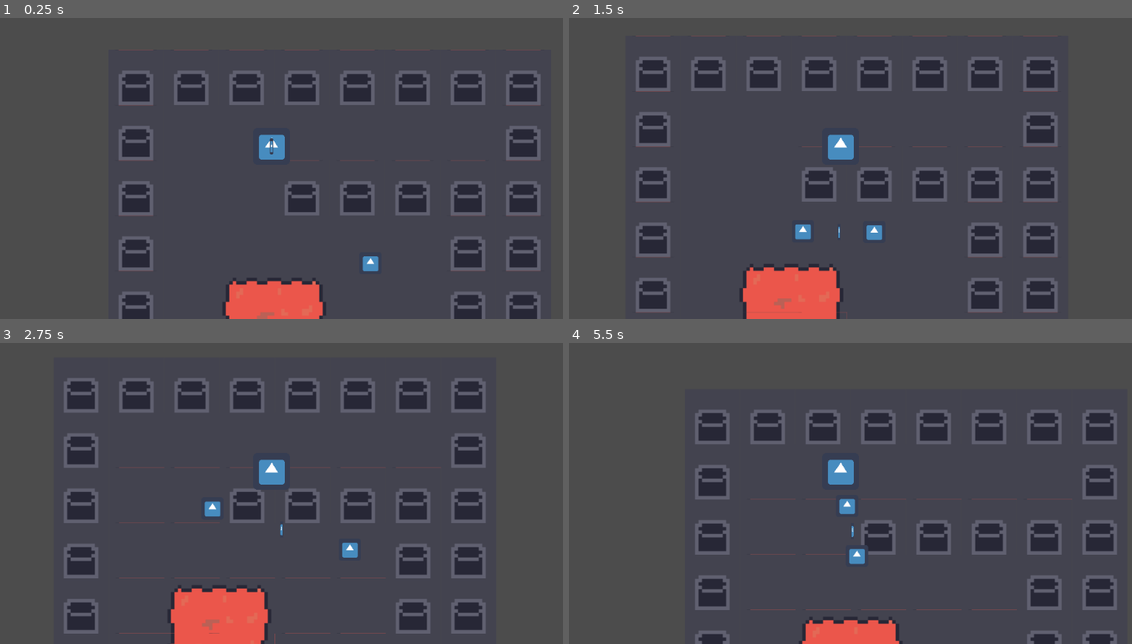
Above: before the commit, frames 1-4 (two rows, left to right).
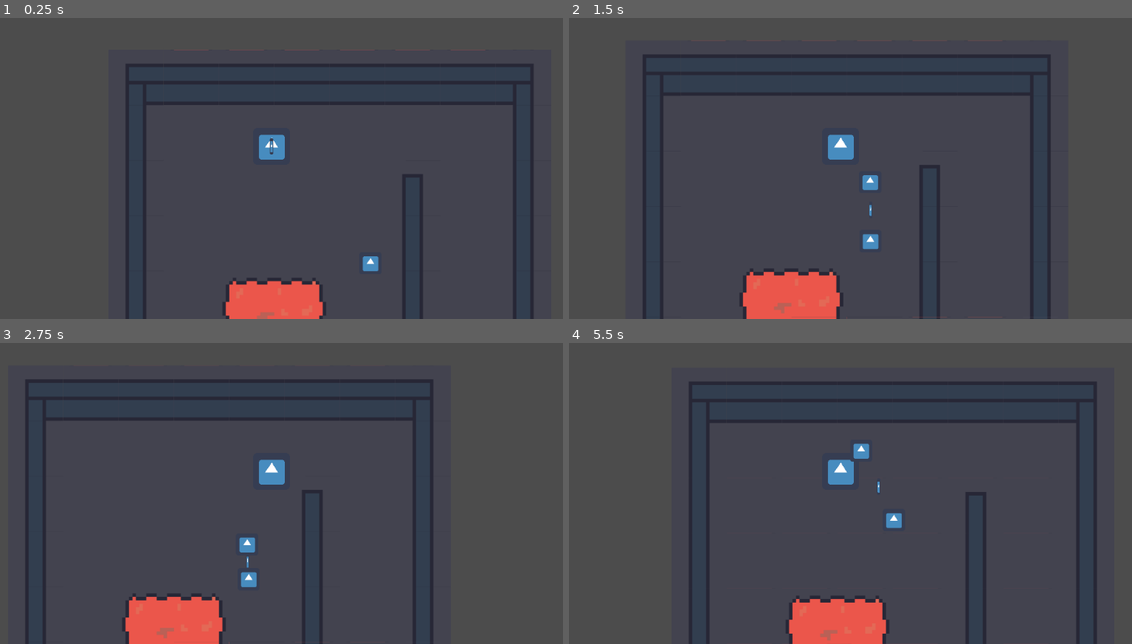
Above: after the commit, the same moments.

Repository: marekmaskarinec/secretSantaJam
Game: Godot game, scene res://scenes/TestScene.tscn
Two runs of this game, one before a commit and one after it. Both use one fixed random seed, a clock stepped at 60 frames per second and the inputs below. The engine's default icon, where the game draws it, is replaced by a stand-in: a white triangle on a blue panel in a dark square.
Inputs (mouse positions are in pixels of both pictures, inside the frame that each line leads up to):
- Up to frame 1 (0.25 s): no input
- Up to frame 2 (1.5 s): tap Enter at 0.5 s; move the mouse to (940, 261) at 0.52 s; hold D (right) 0.53-1.28 s; tap Q (pull) at 0.6 s; click (940, 261) at 0.67 s; move the mouse to (867, 252) at 1.27 s; hold S (down) from 1.28 s (still down); tap E (stretch) at 1.35 s; click (867, 252) at 1.42 s
- Up to frame 3 (2.75 s): move the mouse to (332, 394) at 2.02 s; release S (down) at 2.03 s; hold D (right) from 2.03 s (still down); tap Q (pull) at 2.1 s
- Up to frame 4 (5.5 s): move the mouse to (811, 541) at 2.77 s; release D (right) at 2.78 s; hold W (up) 2.78-3.53 s; tap E (stretch) at 2.85, 4.35 s; click (811, 541) at 2.92 s; move the mouse to (1019, 523) at 3.52 s; hold A (left) 3.53-5.03 s; tap Q (pull) at 3.6, 5.1 s; move the mouse to (664, 418) at 4.27 s; move the mouse to (867, 472) at 5.02 s; hold S (down) from 5.03 s (still down); click (867, 472) at 5.17 s

The runs differ from the first frame. In frame 1, 14% of the frame differs, in the area x 21-97%, y 10-100%; in frame 2, 16%; in frame 3, 22%, in the area x 4-87%, y 11-100%; in frame 4, 18%.

Commit message:
updated tileset

Diff:
--- a/scenes/TestScene.tscn
+++ b/scenes/TestScene.tscn
@@ -1,38 +1,113 @@
-[gd_scene load_steps=13 format=2]
+[gd_scene load_steps=35 format=2]
 
 [ext_resource path="res://icon.png" type="Texture" id=1]
 [ext_resource path="res://scenes/player.tscn" type="PackedScene" id=2]
 [ext_resource path="res://sprites/tileset.png" type="Texture" id=3]
 [ext_resource path="res://scenes/enemyBase.tscn" type="PackedScene" id=6]
 
-[sub_resource type="NavigationPolygon" id=1]
-vertices = PoolVector2Array( 96, 0, 0, 0, 0, 34.8342, 96, 34.8342 )
+[sub_resource type="NavigationPolygon" id=28]
+vertices = PoolVector2Array( 32, 96, 0, 96, 0, 0, 32, 0 )
 polygons = [ PoolIntArray( 0, 1, 2, 3 ) ]
 
-[sub_resource type="ConvexPolygonShape2D" id=2]
-points = PoolVector2Array( 24.4706, 41.5786, 24.4706, 36.2296, 71.9145, 36.4622, 72.1471, 42.2764, 77.7287, 42.2764, 77.9613, 95.9995, 18.1913, 95.767, 17.9587, 42.0438 )
-
-[sub_resource type="NavigationPolygon" id=3]
+[sub_resource type="ConvexPolygonShape2D" id=29]
+points = PoolVector2Array( 96, 96, 32, 96, 32, 0, 64, 0, 63.5923, 54.2547, 96, 53.8528 )
+
+[sub_resource type="NavigationPolygon" id=2]
 vertices = PoolVector2Array( 96, 96, 0, 96, 0, 0, 96, 0 )
 polygons = [ PoolIntArray( 0, 1, 2, 3 ) ]
 
-[sub_resource type="NavigationPolygon" id=4]
+[sub_resource type="NavigationPolygon" id=3]
+vertices = PoolVector2Array( 17.4251, 95.3893, 17.827, 41.5378, 76.0992, 41.1359, 77.3049, 96, 96, 96, 96, 0, 0, 0, 0, 96 )
+polygons = [ PoolIntArray( 0, 1, 2, 3, 4, 5, 6, 7 ) ]
+
+[sub_resource type="ConvexPolygonShape2D" id=4]
+points = PoolVector2Array( 77.7068, 96, 18.2289, 96, 18.2289, 58.4166, 77.7068, 58.4166 )
+
+[sub_resource type="ConvexPolygonShape2D" id=5]
+points = PoolVector2Array( 67.0387, 57.5459, 29.1953, 56.2063, 29.8651, 0, 66.3689, 0 )
+
+[sub_resource type="ConcavePolygonShape2D" id=6]
+segments = PoolVector2Array( 0, 53.1922, 96, 53.996, 96, 53.996, 95.4381, 96, 95.4381, 96, 0, 96, 0, 96, 0, 53.1922 )
+
+[sub_resource type="NavigationPolygon" id=7]
+vertices = PoolVector2Array( 96, 32, 0, 32, 0, 0, 96, 0 )
+polygons = [ PoolIntArray( 0, 1, 2, 3 ) ]
+
+[sub_resource type="ConvexPolygonShape2D" id=8]
+points = PoolVector2Array( 0, 54.4466, 96, 54.0447, 96, 96, 0, 96 )
+
+[sub_resource type="NavigationPolygon" id=30]
+vertices = PoolVector2Array( 96, 96, 64, 96, 64, 0, 96, 0 )
+polygons = [ PoolIntArray( 0, 1, 2, 3 ) ]
+
+[sub_resource type="ConvexPolygonShape2D" id=31]
+points = PoolVector2Array( 0, 53.049, 31.8927, 53.8528, 32, 0, 64, 0, 64, 96, 0, 96 )
+
+[sub_resource type="NavigationPolygon" id=9]
+vertices = PoolVector2Array( 96, 0, 0, 0, 0, 96, 32, 96, 32, 32, 96, 32 )
+polygons = [ PoolIntArray( 0, 1, 2, 3, 4, 5 ) ]
+
+[sub_resource type="ConvexPolygonShape2D" id=10]
+points = PoolVector2Array( 96, 96, 36.3621, 96, 36.3621, 54.1091, 96, 54.1091 )
+
+[sub_resource type="NavigationPolygon" id=11]
+vertices = PoolVector2Array( 0, 0, 96, 0, 96, 96, 64, 96, 64, 32, 0, 32 )
+polygons = [ PoolIntArray( 0, 1, 2, 3, 4, 5 ) ]
+
+[sub_resource type="ConvexPolygonShape2D" id=12]
+points = PoolVector2Array( 0, 52.9521, 58.721, 52.9521, 58.721, 96, 0, 96 )
+
+[sub_resource type="NavigationPolygon" id=13]
+vertices = PoolVector2Array( 96, 96, 64, 96, 64, 0, 96, 0 )
+polygons = [ PoolIntArray( 0, 1, 2, 3 ) ]
+
+[sub_resource type="ConvexPolygonShape2D" id=14]
+points = PoolVector2Array( 63.9942, 96, 30.6384, 96, 30.6384, 0.306213, 63.9942, 0.306213 )
+
+[sub_resource type="ConvexPolygonShape2D" id=15]
+points = PoolVector2Array( 64.8467, 83.8967, 30.2852, 83.8967, 30.2852, 0, 64.8467, 0 )
+
+[sub_resource type="ConvexPolygonShape2D" id=16]
+points = PoolVector2Array( 65.2973, 96, 29.9321, 96, 29.9321, 24.4189, 65.2973, 24.4189 )
+
+[sub_resource type="NavigationPolygon" id=17]
 vertices = PoolVector2Array( 13.5586, 96, 16.5726, 12.7731, 96, 14.7824, 96, 0, 0, 0, 0, 96, 19.9216, 96 )
 polygons = [ PoolIntArray( 0, 1, 2, 3, 4, 5, 6 ) ]
 
-[sub_resource type="NavigationPolygon" id=5]
+[sub_resource type="NavigationPolygon" id=22]
+vertices = PoolVector2Array( 96, 32, 0, 32, 0, 0, 96, 0 )
+polygons = [ PoolIntArray( 0, 1, 2, 3 ) ]
+
+[sub_resource type="ConvexPolygonShape2D" id=23]
+points = PoolVector2Array( 96, 96, 0, 96, 0, 55.4573, 96, 55.4573 )
+
+[sub_resource type="NavigationPolygon" id=24]
+vertices = PoolVector2Array( 0, 0, 96, 0, 96, 96, 64, 96, 64, 32, 0, 32 )
+polygons = [ PoolIntArray( 0, 1, 2, 3, 4, 5 ) ]
+
+[sub_resource type="ConvexPolygonShape2D" id=25]
+points = PoolVector2Array( 0, 54.6536, 65.1998, 54.6536, 65.1998, 96, 0, 96 )
+
+[sub_resource type="NavigationPolygon" id=26]
+vertices = PoolVector2Array( 96, 32, 32, 32, 32, 96, 0, 96, 0, 0, 96, 0 )
+polygons = [ PoolIntArray( 0, 1, 2, 3, 4, 5 ) ]
+
+[sub_resource type="ConvexPolygonShape2D" id=27]
+points = PoolVector2Array( 96, 96, 30.2852, 96, 30.2852, 53.8498, 96, 53.8498 )
+
+[sub_resource type="NavigationPolygon" id=18]
 vertices = PoolVector2Array( 79.3142, 96, 77.3048, 16.122, 0, 17.4616, 0, 0, 96, 0, 96, 96 )
 polygons = [ PoolIntArray( 0, 1, 2, 3, 4, 5 ) ]
 
-[sub_resource type="NavigationPolygon" id=6]
+[sub_resource type="NavigationPolygon" id=19]
 vertices = PoolVector2Array( 96, 79.1985, 15.7871, 78.8636, 15.1173, 0, 0, 0, 0, 96, 96, 96 )
 polygons = [ PoolIntArray( 0, 1, 2, 3, 4, 5 ) ]
 
-[sub_resource type="NavigationPolygon" id=7]
+[sub_resource type="NavigationPolygon" id=20]
 vertices = PoolVector2Array( 96, 96, 0, 96, 0, 76.3519, 79.5334, 77.0217, 75.8496, 0, 96, 0 )
 polygons = [ PoolIntArray( 0, 1, 2, 3, 4, 5 ) ]
 
-[sub_resource type="TileSet" id=8]
+[sub_resource type="TileSet" id=21]
 0/name = "tileset.png 0"
 0/texture = ExtResource( 3 )
 0/tex_offset = Vector2( 0, 0 )
@@ -41,17 +116,17 @@
 0/tile_mode = 0
 0/occluder_offset = Vector2( 0, 0 )
 0/navigation_offset = Vector2( 0, 0 )
-0/navigation = SubResource( 1 )
+0/navigation = SubResource( 28 )
 0/shape_offset = Vector2( 0, 0 )
 0/shape_transform = Transform2D( 1, 0, 0, 1, 0, 0 )
-0/shape = SubResource( 2 )
+0/shape = SubResource( 29 )
 0/shape_one_way = false
 0/shape_one_way_margin = 1.0
 0/shapes = [ {
 "autotile_coord": Vector2( 0, 0 ),
 "one_way": false,
 "one_way_margin": 1.0,
-"shape": SubResource( 2 ),
+"shape": SubResource( 29 ),
 "shape_transform": Transform2D( 1, 0, 0, 1, 0, 0 )
 } ]
 0/z_index = 0
@@ -123,13 +198,350 @@
 5/tile_mode = 0
 5/occluder_offset = Vector2( 0, 0 )
 5/navigation_offset = Vector2( 0, 0 )
-5/navigation = SubResource( 7 )
+5/navigation = SubResource( 20 )
 5/shape_offset = Vector2( 0, 0 )
 5/shape_transform = Transform2D( 1, 0, 0, 1, 0, 0 )
 5/shape_one_way = false
 5/shape_one_way_margin = 0.0
 5/shapes = [  ]
 5/z_index = 0
+6/name = "tileset.png 6"
+6/texture = ExtResource( 3 )
+6/tex_offset = Vector2( 0, 0 )
+6/modulate = Color( 1, 1, 1, 1 )
+6/region = Rect2( 288, 0, 96, 96 )
+6/tile_mode = 0
+6/occluder_offset = Vector2( 0, 0 )
+6/navigation_offset = Vector2( 0, 0 )
+6/shape_offset = Vector2( 0, 0 )
+6/shape_transform = Transform2D( 1, 0, 0, 1, 0, 0 )
+6/shape_one_way = false
+6/shape_one_way_margin = 0.0
+6/shapes = [  ]
+6/z_index = 0
+7/name = "tileset.png 7"
+7/texture = ExtResource( 3 )
+7/tex_offset = Vector2( 0, 0 )
+7/modulate = Color( 1, 1, 1, 1 )
+7/region = Rect2( 192, 96, 96, 96 )
+7/tile_mode = 0
+7/occluder_offset = Vector2( 0, 0 )
+7/navigation_offset = Vector2( 0, 0 )
+7/shape_offset = Vector2( 0, 0 )
+7/shape_transform = Transform2D( 1, 0, 0, 1, 0, 0 )
+7/shape_one_way = false
+7/shape_one_way_margin = 0.0
+7/shapes = [  ]
+7/z_index = 0
+8/name = "tileset.png 8"
+8/texture = ExtResource( 3 )
+8/tex_offset = Vector2( 0, 0 )
+8/modulate = Color( 1, 1, 1, 1 )
+8/region = Rect2( 288, 96, 96, 96 )
+8/tile_mode = 0
+8/occluder_offset = Vector2( 0, 0 )
+8/navigation_offset = Vector2( 0, 0 )
+8/shape_offset = Vector2( 0, 0 )
+8/shape_transform = Transform2D( 1, 0, 0, 1, 0, 0 )
+8/shape_one_way = false
+8/shape_one_way_margin = 0.0
+8/shapes = [  ]
+8/z_index = 0
+9/name = "tileset.png 9"
+9/texture = ExtResource( 3 )
+9/tex_offset = Vector2( 0, 0 )
+9/modulate = Color( 1, 1, 1, 1 )
+9/region = Rect2( 0, 192, 96, 96 )
+9/tile_mode = 0
+9/occluder_offset = Vector2( 0, 0 )
+9/navigation_offset = Vector2( 0, 0 )
+9/shape_offset = Vector2( 0, 0 )
+9/shape_transform = Transform2D( 1, 0, 0, 1, 0, 0 )
+9/shape_one_way = false
+9/shape_one_way_margin = 0.0
+9/shapes = [  ]
+9/z_index = 0
+10/name = "tileset.png 10"
+10/texture = ExtResource( 3 )
+10/tex_offset = Vector2( 0, 0 )
+10/modulate = Color( 1, 1, 1, 1 )
+10/region = Rect2( 96, 192, 96, 96 )
+10/tile_mode = 0
+10/occluder_offset = Vector2( 0, 0 )
+10/navigation_offset = Vector2( 0, 0 )
+10/shape_offset = Vector2( 0, 0 )
+10/shape_transform = Transform2D( 1, 0, 0, 1, 0, 0 )
+10/shape_one_way = false
+10/shape_one_way_margin = 0.0
+10/shapes = [  ]
+10/z_index = 0
+11/name = "tileset.png 11"
+11/texture = ExtResource( 3 )
+11/tex_offset = Vector2( 0, 0 )
+11/modulate = Color( 1, 1, 1, 1 )
+11/region = Rect2( 192, 192, 96, 96 )
+11/tile_mode = 0
+11/occluder_offset = Vector2( 0, 0 )
+11/navigation_offset = Vector2( 0, 0 )
+11/navigation = SubResource( 3 )
+11/shape_offset = Vector2( 0, 0 )
+11/shape_transform = Transform2D( 1, 0, 0, 1, 0, 0 )
+11/shape = SubResource( 4 )
+11/shape_one_way = false
+11/shape_one_way_margin = 1.0
+11/shapes = [ {
+"autotile_coord": Vector2( 0, 0 ),
+"one_way": false,
+"one_way_margin": 1.0,
+"shape": SubResource( 4 ),
+"shape_transform": Transform2D( 1, 0, 0, 1, 0, 0 )
+} ]
+11/z_index = 0
+12/name = "tileset.png 12"
+12/texture = ExtResource( 3 )
+12/tex_offset = Vector2( 0, 0 )
+12/modulate = Color( 1, 1, 1, 1 )
+12/region = Rect2( 288, 192, 96, 96 )
+12/tile_mode = 0
+12/occluder_offset = Vector2( 0, 0 )
+12/navigation_offset = Vector2( 0, 0 )
+12/shape_offset = Vector2( 0, 0 )
+12/shape_transform = Transform2D( 1, 0, 0, 1, 0, 0 )
+12/shape = SubResource( 5 )
+12/shape_one_way = false
+12/shape_one_way_margin = 1.0
+12/shapes = [ {
+"autotile_coord": Vector2( 0, 0 ),
+"one_way": false,
+"one_way_margin": 1.0,
+"shape": SubResource( 5 ),
+"shape_transform": Transform2D( 1, 0, 0, 1, 0, 0 )
+}, {
+"autotile_coord": Vector2( 0, 0 ),
+"one_way": false,
+"one_way_margin": 1.0,
+"shape": SubResource( 6 ),
+"shape_transform": Transform2D( 1, 0, 0, 1, 0, 0 )
+} ]
+12/z_index = 0
+13/name = "tileset.png 13"
+13/texture = ExtResource( 3 )
+13/tex_offset = Vector2( 0, 0 )
+13/modulate = Color( 1, 1, 1, 1 )
+13/region = Rect2( 0, 288, 96, 96 )
+13/tile_mode = 0
+13/occluder_offset = Vector2( 0, 0 )
+13/navigation_offset = Vector2( 0, 0 )
+13/navigation = SubResource( 7 )
+13/shape_offset = Vector2( 0, 0 )
+13/shape_transform = Transform2D( 1, 0, 0, 1, 0, 0 )
+13/shape = SubResource( 8 )
+13/shape_one_way = false
+13/shape_one_way_margin = 1.0
+13/shapes = [ {
+"autotile_coord": Vector2( 0, 0 ),
+"one_way": false,
+"one_way_margin": 1.0,
+"shape": SubResource( 8 ),
+"shape_transform": Transform2D( 1, 0, 0, 1, 0, 0 )
+} ]
+13/z_index = 0
+14/name = "tileset.png 14"
+14/texture = ExtResource( 3 )
+14/tex_offset = Vector2( 0, 0 )
+14/modulate = Color( 1, 1, 1, 1 )
+14/region = Rect2( 192, 288, 96, 96 )
+14/tile_mode = 0
+14/occluder_offset = Vector2( 0, 0 )
+14/navigation_offset = Vector2( 0, 0 )
+14/navigation = SubResource( 30 )
+14/shape_offset = Vector2( 0, 0 )
+14/shape_transform = Transform2D( 1, 0, 0, 1, 0, 0 )
+14/shape = SubResource( 31 )
+14/shape_one_way = false
+14/shape_one_way_margin = 1.0
+14/shapes = [ {
+"autotile_coord": Vector2( 0, 0 ),
+"one_way": false,
+"one_way_margin": 1.0,
+"shape": SubResource( 31 ),
+"shape_transform": Transform2D( 1, 0, 0, 1, 0, 0 )
+} ]
+14/z_index = 0
+15/name = "tileset.png 15"
+15/texture = ExtResource( 3 )
+15/tex_offset = Vector2( 0, 0 )
+15/modulate = Color( 1, 1, 1, 1 )
+15/region = Rect2( 288, 288, 96, 96 )
+15/tile_mode = 0
+15/occluder_offset = Vector2( 0, 0 )
+15/navigation_offset = Vector2( 0, 0 )
+15/navigation = SubResource( 9 )
+15/shape_offset = Vector2( 0, 0 )
+15/shape_transform = Transform2D( 1, 0, 0, 1, 0, 0 )
+15/shape = SubResource( 10 )
+15/shape_one_way = false
+15/shape_one_way_margin = 1.0
+15/shapes = [ {
+"autotile_coord": Vector2( 0, 0 ),
+"one_way": false,
+"one_way_margin": 1.0,
+"shape": SubResource( 10 ),
+"shape_transform": Transform2D( 1, 0, 0, 1, 0, 0 )
+} ]
+15/z_index = 0
+16/name = "tileset.png 16"
+16/texture = ExtResource( 3 )
+16/tex_offset = Vector2( 0, 0 )
+16/modulate = Color( 1, 1, 1, 1 )
+16/region = Rect2( 0, 384, 96, 96 )
+16/tile_mode = 0
+16/occluder_offset = Vector2( 0, 0 )
+16/navigation_offset = Vector2( 0, 0 )
+16/navigation = SubResource( 11 )
+16/shape_offset = Vector2( 0, 0 )
+16/shape_transform = Transform2D( 1, 0, 0, 1, 0, 0 )
+16/shape = SubResource( 12 )
+16/shape_one_way = false
+16/shape_one_way_margin = 1.0
+16/shapes = [ {
+"autotile_coord": Vector2( 0, 0 ),
+"one_way": false,
+"one_way_margin": 1.0,
+"shape": SubResource( 12 ),
+"shape_transform": Transform2D( 1, 0, 0, 1, 0, 0 )
+} ]
+16/z_index = 0
+17/name = "tileset.png 17"
+17/texture = ExtResource( 3 )
+17/tex_offset = Vector2( 0, 0 )
+17/modulate = Color( 1, 1, 1, 1 )
+17/region = Rect2( 96, 384, 96, 96 )
+17/tile_mode = 0
+17/occluder_offset = Vector2( 0, 0 )
+17/navigation_offset = Vector2( 0, 0 )
+17/navigation = SubResource( 13 )
+17/shape_offset = Vector2( 0, 0 )
+17/shape_transform = Transform2D( 1, 0, 0, 1, 0, 0 )
+17/shape = SubResource( 14 )
+17/shape_one_way = false
+17/shape_one_way_margin = 1.0
+17/shapes = [ {
+"autotile_coord": Vector2( 0, 0 ),
+"one_way": false,
+"one_way_margin": 1.0,
+"shape": SubResource( 14 ),
+"shape_transform": Transform2D( 1, 0, 0, 1, 0, 0 )
+} ]
+17/z_index = 0
+18/name = "tileset.png 18"
+18/texture = ExtResource( 3 )
+18/tex_offset = Vector2( 0, 0 )
+18/modulate = Color( 1, 1, 1, 1 )
+18/region = Rect2( 192, 384, 96, 96 )
+18/tile_mode = 0
+18/occluder_offset = Vector2( 0, 0 )
+18/navigation_offset = Vector2( 0, 0 )
+18/shape_offset = Vector2( 0, 0 )
+18/shape_transform = Transform2D( 1, 0, 0, 1, 0, 0 )
+18/shape = SubResource( 15 )
+18/shape_one_way = false
+18/shape_one_way_margin = 1.0
+18/shapes = [ {
+"autotile_coord": Vector2( 0, 0 ),
+"one_way": false,
+"one_way_margin": 1.0,
+"shape": SubResource( 15 ),
+"shape_transform": Transform2D( 1, 0, 0, 1, 0, 0 )
+} ]
+18/z_index = 0
+19/name = "tileset.png 19"
+19/texture = ExtResource( 3 )
+19/tex_offset = Vector2( 0, 0 )
+19/modulate = Color( 1, 1, 1, 1 )
+19/region = Rect2( 288, 384, 96, 96 )
+19/tile_mode = 0
+19/occluder_offset = Vector2( 0, 0 )
+19/navigation_offset = Vector2( 0, 0 )
+19/shape_offset = Vector2( 0, 0 )
+19/shape_transform = Transform2D( 1, 0, 0, 1, 0, 0 )
+19/shape = SubResource( 16 )
+19/shape_one_way = false
+19/shape_one_way_margin = 1.0
+19/shapes = [ {
+"autotile_coord": Vector2( 0, 0 ),
+"one_way": false,
+"one_way_margin": 1.0,
+"shape": SubResource( 16 ),
+"shape_transform": Transform2D( 1, 0, 0, 1, 0, 0 )
+} ]
+19/z_index = 0
+20/name = "tileset.png 20"
+20/texture = ExtResource( 3 )
+20/tex_offset = Vector2( 0, 0 )
+20/modulate = Color( 1, 1, 1, 1 )
+20/region = Rect2( 0, 480, 96, 96 )
+20/tile_mode = 0
+20/occluder_offset = Vector2( 0, 0 )
+20/navigation_offset = Vector2( 0, 0 )
+20/navigation = SubResource( 22 )
+20/shape_offset = Vector2( 0, 0 )
+20/shape_transform = Transform2D( 1, 0, 0, 1, 0, 0 )
+20/shape = SubResource( 23 )
+20/shape_one_way = false
+20/shape_one_way_margin = 1.0
+20/shapes = [ {
+"autotile_coord": Vector2( 0, 0 ),
+"one_way": false,
+"one_way_margin": 1.0,
+"shape": SubResource( 23 ),
+"shape_transform": Transform2D( 1, 0, 0, 1, 0, 0 )
+} ]
+20/z_index = 0
+21/name = "tileset.png 21"
+21/texture = ExtResource( 3 )
+21/tex_offset = Vector2( 0, 0 )
+21/modulate = Color( 1, 1, 1, 1 )
+21/region = Rect2( 96, 480, 96, 96 )
+21/tile_mode = 0
+21/occluder_offset = Vector2( 0, 0 )
+21/navigation_offset = Vector2( 0, 0 )
+21/navigation = SubResource( 24 )
+21/shape_offset = Vector2( 0, 0 )
+21/shape_transform = Transform2D( 1, 0, 0, 1, 0, 0 )
+21/shape = SubResource( 25 )
+21/shape_one_way = false
+21/shape_one_way_margin = 1.0
+21/shapes = [ {
+"autotile_coord": Vector2( 0, 0 ),
+"one_way": false,
+"one_way_margin": 1.0,
+"shape": SubResource( 25 ),
+"shape_transform": Transform2D( 1, 0, 0, 1, 0, 0 )
+} ]
+21/z_index = 0
+22/name = "tileset.png 22"
+22/texture = ExtResource( 3 )
+22/tex_offset = Vector2( 0, 0 )
+22/modulate = Color( 1, 1, 1, 1 )
+22/region = Rect2( 192, 480, 96, 96 )
+22/tile_mode = 0
+22/occluder_offset = Vector2( 0, 0 )
+22/navigation_offset = Vector2( 0, 0 )
+22/navigation = SubResource( 26 )
+22/shape_offset = Vector2( 0, 0 )
+22/shape_transform = Transform2D( 1, 0, 0, 1, 0, 0 )
+22/shape = SubResource( 27 )
+22/shape_one_way = false
+22/shape_one_way_margin = 1.0
+22/shapes = [ {
+"autotile_coord": Vector2( 0, 0 ),
+"one_way": false,
+"one_way_margin": 1.0,
+"shape": SubResource( 27 ),
+"shape_transform": Transform2D( 1, 0, 0, 1, 0, 0 )
+} ]
+22/z_index = 0
 
 [node name="Node2D" type="Node2D"]
 
@@ -138,10 +550,10 @@
 ]]
 
 [node name="TileMap" type="TileMap" parent="Navigation2D"]
-tile_set = SubResource( 8 )
+tile_set = SubResource( 21 )
 cell_size = Vector2( 96, 96 )
 format = 1
-tile_data = PoolIntArray( -3, 0, 0, -2, 0, 0, -1, 0, 0, -65536, 0, 0, -65535, 0, 0, -65534, 0, 0, -65533, 0, 0, -65532, 0, 0, 65533, 0, 0, 65534, 1, 0, 65535, 1, 0, 0, 1, 0, 1, 1, 0, 2, 1, 0, 3, 1, 0, 4, 0, 0, 131069, 0, 0, 131070, 1, 0, 131071, 1, 0, 65536, 0, 0, 65537, 0, 0, 65538, 0, 0, 65539, 0, 0, 65540, 0, 0, 196605, 0, 0, 196606, 1, 0, 196607, 1, 0, 131072, 1, 0, 131073, 1, 0, 131074, 1, 0, 131075, 0, 0, 131076, 0, 0, 262141, 0, 0, 262142, 1, 0, 262143, 2, 0, 196608, 3, 0, 196609, 1, 0, 196610, 1, 0, 196611, 0, 0, 196612, 0, 0, 327677, 0, 0, 327678, 1, 0, 327679, 4, 0, 262144, 5, 0, 262145, 1, 0, 262146, 1, 0, 262147, 0, 0, 262148, 0, 0, 393213, 0, 0, 393214, 1, 0, 393215, 1, 0, 327680, 1, 0, 327681, 1, 0, 327682, 1, 0, 327683, 0, 0, 327684, 0, 0, 458749, 0, 0, 458750, 0, 0, 458751, 0, 0, 393216, 0, 0, 393217, 0, 0, 393218, 0, 0, 393219, 0, 0, 393220, 0, 0 )
+tile_data = PoolIntArray( -3, 22, 0, -2, 13, 0, -1, 13, 0, -65536, 13, 0, -65535, 13, 0, -65534, 13, 0, -65533, 13, 0, -65532, 21, 0, 65533, 17, 0, 65534, 1, 0, 65535, 1, 0, 0, 1, 0, 1, 1, 0, 2, 1, 0, 3, 1, 0, 4, 17, 0, 131069, 17, 0, 131070, 1, 0, 131071, 1, 0, 65536, 1, 0, 65537, 1, 0, 65538, 19, 0, 65539, 1, 0, 65540, 17, 0, 196605, 17, 0, 196606, 1, 0, 196607, 1, 0, 131072, 1, 0, 131073, 1, 0, 131074, 17, 0, 131075, 1, 0, 131076, 17, 0, 262141, 17, 0, 262142, 1, 0, 262143, 2, 0, 196608, 3, 0, 196609, 1, 0, 196610, 17, 0, 196611, 1, 0, 196612, 17, 0, 327677, 17, 0, 327678, 1, 0, 327679, 6, 0, 262144, 4, 0, 262145, 15, 0, 262146, 12, 0, 262147, 13, 0, 262148, 14, 0, 393213, 17, 0, 393214, 1, 0, 393215, 1, 0, 327680, 1, 0, 327681, 1, 0, 327682, 1, 0, 327683, 1, 0, 327684, 17, 0, 458749, 0, 0, 458750, 13, 0, 458751, 13, 0, 393216, 13, 0, 393217, 13, 0, 393218, 13, 0, 393219, 13, 0, 393220, 14, 0 )
 
 [node name="icon" type="Sprite" parent="."]
 visible = false
Not shown: 4 places in scenes/TestScene.tscn that only renumber resources
Binary file changed: sprites/tileset.png
